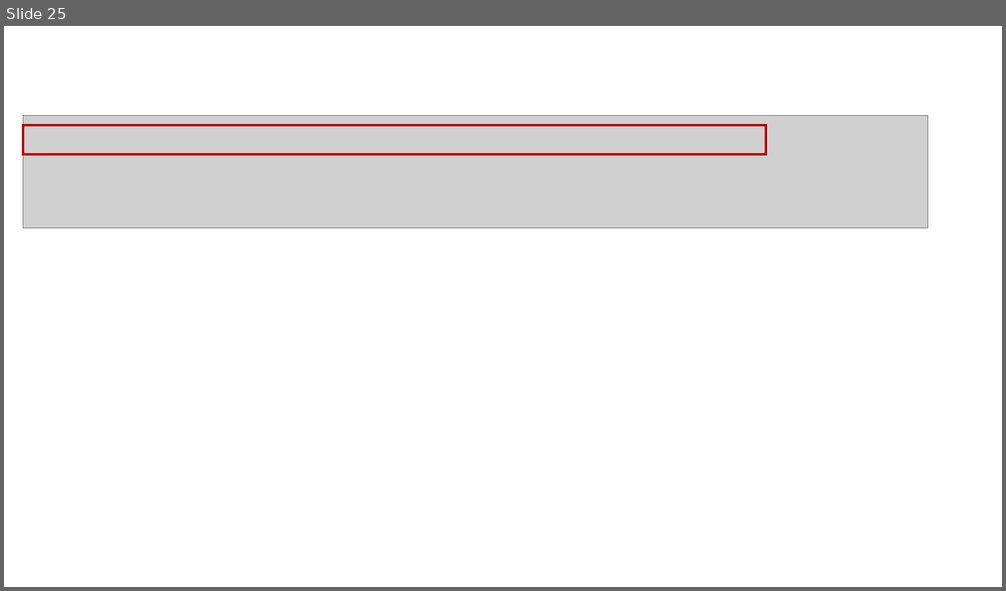
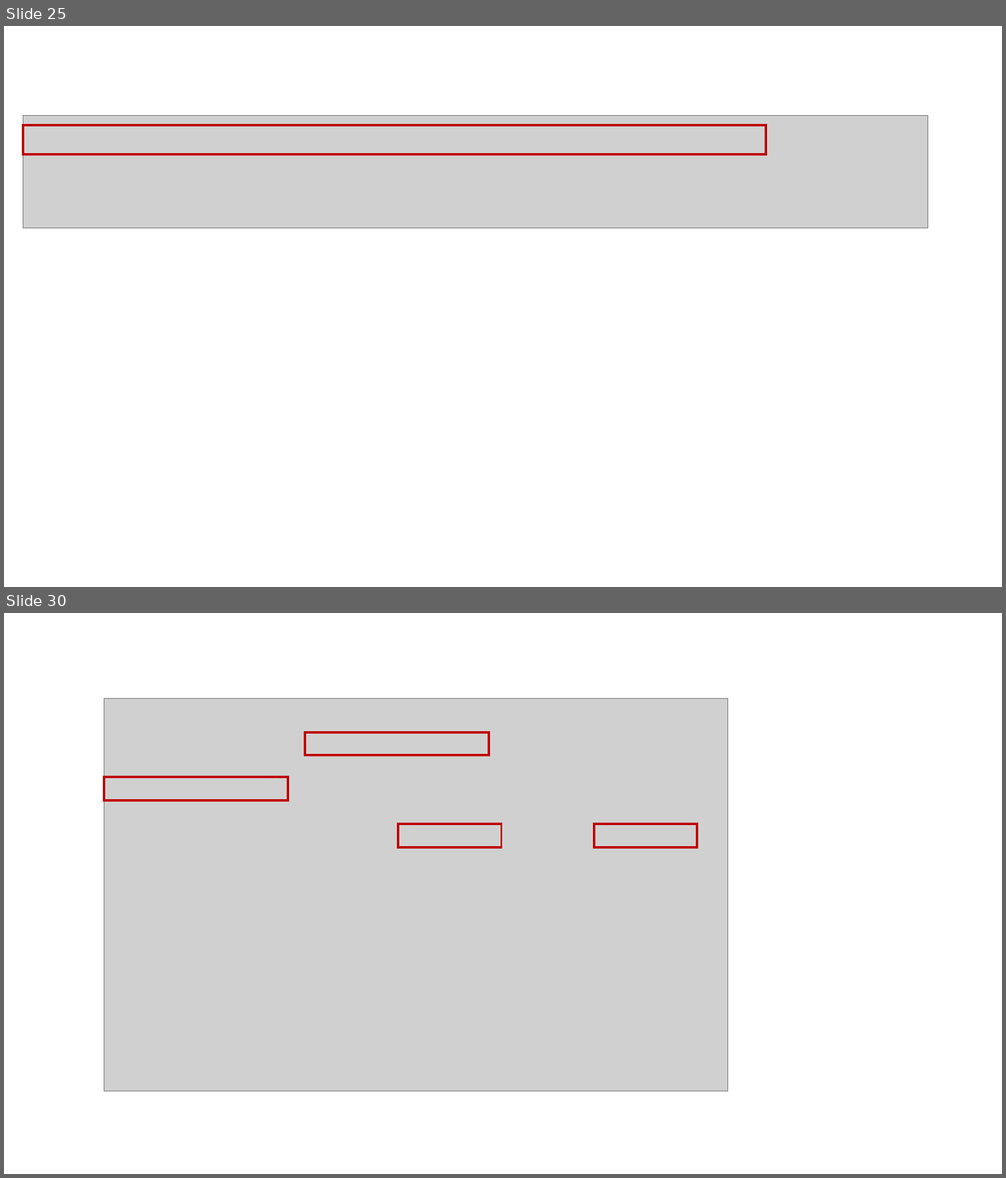
Before and after one commit to samsungint/manual, a slide deck: image2.pptx. Shown one above the other, each under a label of ours: slide 25 before the commit, slides 25 and 30 after it; the slides between them are not shown. The pictures are 1006x591 and 1006x1178 pixels, drawn with LibreOffice and Linux fonts; fonts in the diff are those of the drawing; grey boxes stand for pictures. Boxes give left, top, right and bottom in pixels: in the first picture for what was removed or moved away, otherwise in the second. Text is boxed around its words. In the diff, an @@ line names an element or a change of style, - is before the commit and + after.

```diff
--- a/image2.pptx
+++ b/image2.pptx
@@ slide 30 added at box(4, 613, 1002, 1174), background #FFFFFF @@
@@ picture added at box(104, 698, 728, 1093) @@
@@ rectangle added at box(305, 732, 489, 756), outline #C00000 2.25 pt @@
@@ rectangle added at box(104, 777, 288, 800), outline #C00000 2.25 pt @@
@@ rectangle added at box(398, 824, 502, 847), outline #C00000 2.25 pt @@
@@ rectangle added at box(594, 824, 698, 847), outline #C00000 2.25 pt @@
```
Also in this commit, not shown: 11 other slides added, 29 other files.
